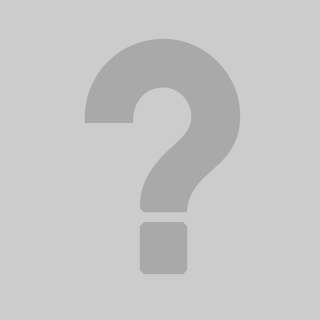
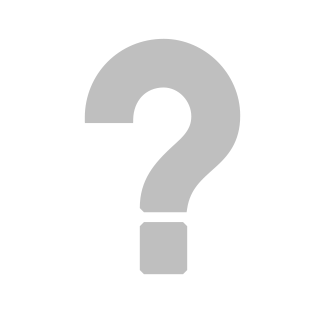
Comparing the layer stacks of the two 320x320 images. Changes:
hid "Background" over (0, 0, 320, 320)
